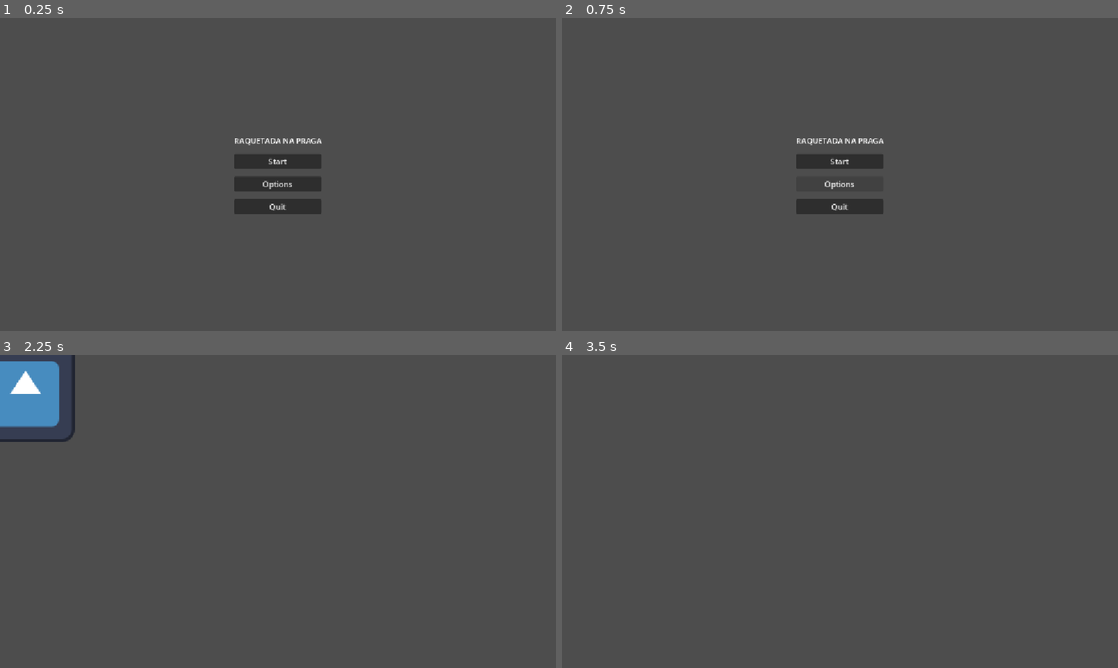
Above: before the commit, frames 1-4 (two rows, left to right).
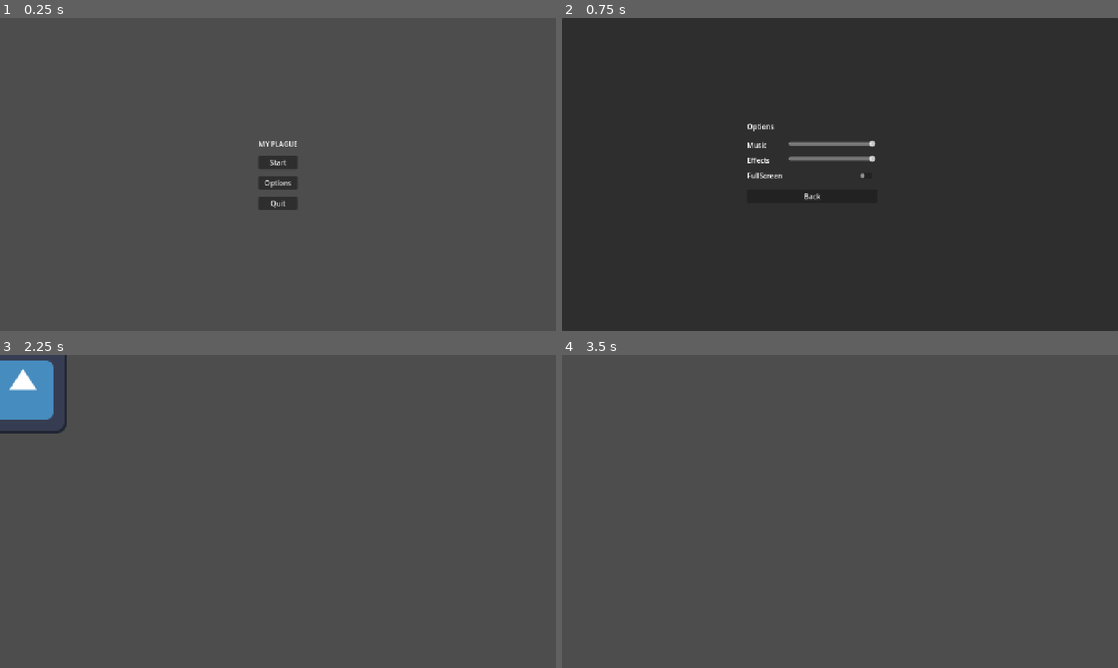
Above: after the commit, the same moments.

Repository: jpbmoura/gmtk-gamejam
Game: Godot game, scene res://scenes/menu/main_menu.tscn
Two runs of this game, one before a commit and one after it. Both use one fixed random seed, a clock stepped at 60 frames per second and the inputs below. The engine's default icon, where the game draws it, is replaced by a stand-in: a white triangle on a blue panel in a dark square.
Inputs (mouse positions are in pixels of both pictures, inside the frame that each line leads up to):
- Up to frame 1 (0.25 s): no input
- Up to frame 2 (0.75 s): click "Options" at 0.5 s
- Up to frame 3 (2.25 s): click (250, 533) at 1.25 s, where only the run after the commit has a clickable "Back"; click "Start" at 2 s
- Up to frame 4 (3.5 s): tap Enter (ui_accept) at 2.75, 3.02 s; hold Right (ui_right) from 2.78 s (still down)

The runs differ from the first frame. In frame 1, 1.8% of the frame differs, in the area x 42-58%, y 38-63%; in frame 2, 98%, in the area x 0-100%, y 0-100%; in frame 3, 1.1%; in frame 4, nothing differs.

Commit message:
Adiciona sistema de configurações com menu de opções e lógica de áudio

Diff:
--- /dev/null
+++ b/autoload/settings_v2.gd
@@ -0,0 +1,42 @@
+extends Node
+
+const SAVE_PATH := "user://settings.cfg"
+
+var music_volume: float = 1.0
+var sfx_volume: float = 1.0
+var fullscreen: bool = false
+
+func _ready() -> void:
+	load_settings()
+	apply_all()
+
+func set_bus_volume(bus_name: String, linear: float) -> void:
+	var idx := AudioServer.get_bus_index(bus_name)
+	if idx == -1:
+		push_warning("Bus não encontrado: %s" % bus_name)
+		return
+	AudioServer.set_bus_mute(idx, is_zero_approx(linear))
+	AudioServer.set_bus_volume_db(idx, linear_to_db(linear))
+
+func apply_all() -> void:
+	set_bus_volume("Music", music_volume)
+	set_bus_volume("SFX", sfx_volume)
+	DisplayServer.window_set_mode(
+		DisplayServer.WINDOW_MODE_FULLSCREEN if fullscreen
+		else DisplayServer.WINDOW_MODE_WINDOWED
+	)
+
+func save_settings() -> void:
+	var config := ConfigFile.new()
+	config.set_value("audio", "music", music_volume)
+	config.set_value("audio", "sfx", sfx_volume)
+	config.set_value("video", "fullscreen", fullscreen)
+	config.save(SAVE_PATH)
+
+func load_settings() -> void:
+	var config := ConfigFile.new()
+	if config.load(SAVE_PATH) != OK:
+		return  # primeira execução, usa os defaults
+	music_volume = config.get_value("audio", "music", 1.0)
+	sfx_volume = config.get_value("audio", "sfx", 1.0)
+	fullscreen = config.get_value("video", "fullscreen", false)
--- a/project.godot
+++ b/project.godot
@@ -20,11 +20,17 @@
 SaveSystem="*uid://cbuhw7p3ppnj1"
 TimeManager="*uid://cf5gg0b6hunw2"
 GameManager="*uid://bnurm7bxl3tsy"
+Settings="*uid://bx0sv7okla5gd"
 
 [display]
 
+window/size/viewport_width=1920
+window/size/viewport_height=1080
+window/size/mode=3
+window/size/window_width_override=1280
+window/size/window_height_override=720
 window/stretch/mode="canvas_items"
-window/stretch/aspect="expand"
+window/stretch/scale=1.5
 
 [input]
 
--- a/scenes/menu/main_menu.gd
+++ b/scenes/menu/main_menu.gd
@@ -2,17 +2,27 @@
 
 const GAME_SCENE := "res://scenes/player/player.tscn"
 
-# Called when the node enters the scene tree for the first time.
+@onready var options_menu: Control = %OptionsMenu
+@onready var main_buttons: Control = %CenterContainer
+
 func _ready() -> void:
-	$CenterContainer/VBoxContainer/StartButton.pressed.connect(_on_start_pressed)
-	$CenterContainer/VBoxContainer/QuitButton.pressed.connect(_on_quit_pressed)
+	%StartButton.pressed.connect(_on_start_pressed)
+	%OptionsButton.pressed.connect(_on_options_pressed)
+	%QuitButton.pressed.connect(_on_quit_pressed)
+
+	print("options_menu = ", options_menu)  # não pode ser <null>
+	options_menu.hide()
+	options_menu.closed.connect(_on_options_closed)
 
 func _on_start_pressed() -> void:
 	get_tree().change_scene_to_file(GAME_SCENE)
 
+func _on_options_pressed() -> void:
+	main_buttons.hide()
+	options_menu.show()
+
+func _on_options_closed() -> void:
+	main_buttons.show()
+
 func _on_quit_pressed() -> void:
 	get_tree().quit()
-
-# Called every frame. 'delta' is the elapsed time since the previous frame.
-func _process(delta: float) -> void:
-	pass
--- a/scenes/menu/main_menu.tscn
+++ b/scenes/menu/main_menu.tscn
@@ -1,6 +1,7 @@
 [gd_scene format=3 uid="uid://bnpsv6t3n88ao"]
 
 [ext_resource type="Script" uid="uid://bkt0klbudoi4j" path="res://scenes/menu/main_menu.gd" id="1_nl8w3"]
+[ext_resource type="Script" uid="uid://be6vuofnyop5r" path="res://scenes/menu/options.gd" id="2_3rkf3"]
 
 [node name="MainMenu" type="Control" unique_id=1174499188]
 layout_mode = 3
@@ -12,6 +13,7 @@
 script = ExtResource("1_nl8w3")
 
 [node name="CenterContainer" type="CenterContainer" parent="." unique_id=768748479]
+unique_name_in_owner = true
 layout_mode = 1
 anchors_preset = 15
 anchor_right = 1.0
@@ -25,16 +27,83 @@
 
 [node name="TitleLabel" type="Label" parent="CenterContainer/VBoxContainer" unique_id=375446525]
 layout_mode = 2
-text = "RAQUETADA NA PRAGA"
+text = "MY PLAGUE"
 
 [node name="StartButton" type="Button" parent="CenterContainer/VBoxContainer" unique_id=1177626969]
+unique_name_in_owner = true
 layout_mode = 2
 text = "Start"
 
 [node name="OptionsButton" type="Button" parent="CenterContainer/VBoxContainer" unique_id=1780932520]
+unique_name_in_owner = true
 layout_mode = 2
 text = "Options"
 
 [node name="QuitButton" type="Button" parent="CenterContainer/VBoxContainer" unique_id=1078757378]
+unique_name_in_owner = true
 layout_mode = 2
 text = "Quit"
+
+[node name="OptionsMenu" type="Panel" parent="." unique_id=2085003213]
+unique_name_in_owner = true
+visible = false
+layout_mode = 1
+anchors_preset = 15
+anchor_right = 1.0
+anchor_bottom = 1.0
+grow_horizontal = 2
+grow_vertical = 2
+script = ExtResource("2_3rkf3")
+
+[node name="VBoxContainer" type="VBoxContainer" parent="OptionsMenu" unique_id=145037809]
+layout_mode = 0
+offset_left = 426.0
+offset_top = 238.0
+offset_right = 726.0
+offset_bottom = 410.0
+theme_override_constants/separation = 20
+
+[node name="TitleLabel" type="Label" parent="OptionsMenu/VBoxContainer" unique_id=1784376108]
+layout_mode = 2
+text = "Options"
+
+[node name="GridContainer" type="GridContainer" parent="OptionsMenu/VBoxContainer" unique_id=644241456]
+layout_mode = 2
+theme_override_constants/h_separation = 16
+theme_override_constants/v_separation = 12
+columns = 2
+
+[node name="Label" type="Label" parent="OptionsMenu/VBoxContainer/GridContainer" unique_id=504421524]
+layout_mode = 2
+text = "Music"
+
+[node name="MusicSlider" type="HSlider" parent="OptionsMenu/VBoxContainer/GridContainer" unique_id=1663152356]
+unique_name_in_owner = true
+custom_minimum_size = Vector2(200, 0)
+layout_mode = 2
+max_value = 1.0
+step = 0.01
+
+[node name="Label2" type="Label" parent="OptionsMenu/VBoxContainer/GridContainer" unique_id=1569444241]
+layout_mode = 2
+text = "Effects"
+
+[node name="SfxSlider" type="HSlider" parent="OptionsMenu/VBoxContainer/GridContainer" unique_id=1474841303]
+unique_name_in_owner = true
+custom_minimum_size = Vector2(200, 0)
+layout_mode = 2
+max_value = 1.0
+step = 0.01
+
+[node name="Label3" type="Label" parent="OptionsMenu/VBoxContainer/GridContainer" unique_id=1052826381]
+layout_mode = 2
+text = "FullScreen"
+
+[node name="FullscreenCheck" type="CheckButton" parent="OptionsMenu/VBoxContainer/GridContainer" unique_id=216956132]
+unique_name_in_owner = true
+layout_mode = 2
+
+[node name="BackButton" type="Button" parent="OptionsMenu/VBoxContainer" unique_id=277207274]
+unique_name_in_owner = true
+layout_mode = 2
+text = "Back"
--- /dev/null
+++ b/scenes/menu/options.gd
@@ -0,0 +1,35 @@
+extends Panel
+
+signal closed
+
+@onready var music_slider: HSlider = %MusicSlider
+@onready var sfx_slider: HSlider = %SfxSlider
+@onready var fullscreen_check: CheckButton = %FullscreenCheck
+
+func _ready() -> void:
+	# reflete o estado atual sem disparar os sinais
+	music_slider.set_value_no_signal(Settings.music_volume)
+	sfx_slider.set_value_no_signal(Settings.sfx_volume)
+	fullscreen_check.set_pressed_no_signal(Settings.fullscreen)
+
+	music_slider.value_changed.connect(_on_music_changed)
+	sfx_slider.value_changed.connect(_on_sfx_changed)
+	fullscreen_check.toggled.connect(_on_fullscreen_toggled)
+	%BackButton.pressed.connect(_on_back_pressed)
+
+func _on_music_changed(value: float) -> void:
+	Settings.music_volume = value
+	Settings.set_bus_volume("Music", value)
+
+func _on_sfx_changed(value: float) -> void:
+	Settings.sfx_volume = value
+	Settings.set_bus_volume("SFX", value)
+
+func _on_fullscreen_toggled(pressed: bool) -> void:
+	Settings.fullscreen = pressed
+	Settings.apply_all()
+
+func _on_back_pressed() -> void:
+	Settings.save_settings()
+	hide()
+	closed.emit()
--- /dev/null
+++ b/scenes/menu/options.tscn
@@ -0,0 +1,65 @@
+[gd_scene format=3 uid="uid://ya4n7nfvovnx"]
+
+[ext_resource type="Script" uid="uid://be6vuofnyop5r" path="res://scenes/menu/options.gd" id="1_kixs7"]
+
+[node name="OptionsMenu" type="Control" unique_id=1833312848]
+layout_mode = 3
+anchors_preset = 15
+anchor_right = 1.0
+anchor_bottom = 1.0
+grow_horizontal = 2
+grow_vertical = 2
+script = ExtResource("1_kixs7")
+
+[node name="OptionsMenu" type="CenterContainer" parent="." unique_id=1403849777]
+unique_name_in_owner = true
+layout_mode = 1
+anchors_preset = 15
+anchor_right = 1.0
+anchor_bottom = 1.0
+grow_horizontal = 2
+grow_vertical = 2
+
+[node name="VBoxContainer" type="VBoxContainer" parent="OptionsMenu" unique_id=801682094]
+layout_mode = 2
+theme_override_constants/separation = 20
+
+[node name="TitleLabel" type="Label" parent="OptionsMenu/VBoxContainer" unique_id=1420218896]
+layout_mode = 2
+text = "Options"
+
+[node name="GridContainer" type="GridContainer" parent="OptionsMenu/VBoxContainer" unique_id=498289440]
+layout_mode = 2
+theme_override_constants/h_separation = 20
+columns = 2
+
+[node name="Label" type="Label" parent="OptionsMenu/VBoxContainer/GridContainer" unique_id=1440454232]
+layout_mode = 2
+text = "Music"
+
+[node name="MusicSlider" type="HSlider" parent="OptionsMenu/VBoxContainer/GridContainer" unique_id=1283170158]
+custom_minimum_size = Vector2(200, 0)
+layout_mode = 2
+max_value = 1.0
+step = 0.01
+
+[node name="Label2" type="Label" parent="OptionsMenu/VBoxContainer/GridContainer" unique_id=840945210]
+layout_mode = 2
+text = "Effects"
+
+[node name="SfxSlider" type="HSlider" parent="OptionsMenu/VBoxContainer/GridContainer" unique_id=913693776]
+custom_minimum_size = Vector2(200, 0)
+layout_mode = 2
+max_value = 1.0
+step = 0.01
+
+[node name="Label3" type="Label" parent="OptionsMenu/VBoxContainer/GridContainer" unique_id=950072977]
+layout_mode = 2
+text = "FullScreen"
+
+[node name="FullscreenCheck" type="CheckButton" parent="OptionsMenu/VBoxContainer/GridContainer" unique_id=1391978913]
+layout_mode = 2
+
+[node name="Button" type="Button" parent="OptionsMenu/VBoxContainer" unique_id=743179133]
+layout_mode = 2
+text = "Back"
Not shown, added: autoload/settings_v2.gd.uid
Not shown, added: scenes/menu/options.gd.uid
